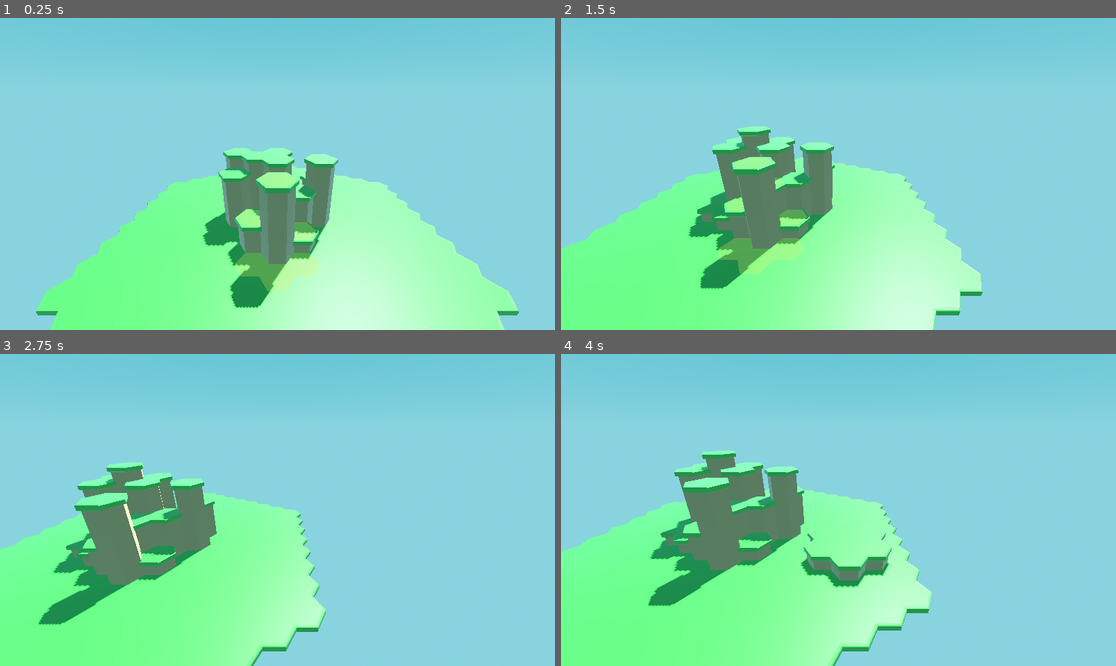
Above: before the commit, frames 1-4 (two rows, left to right).
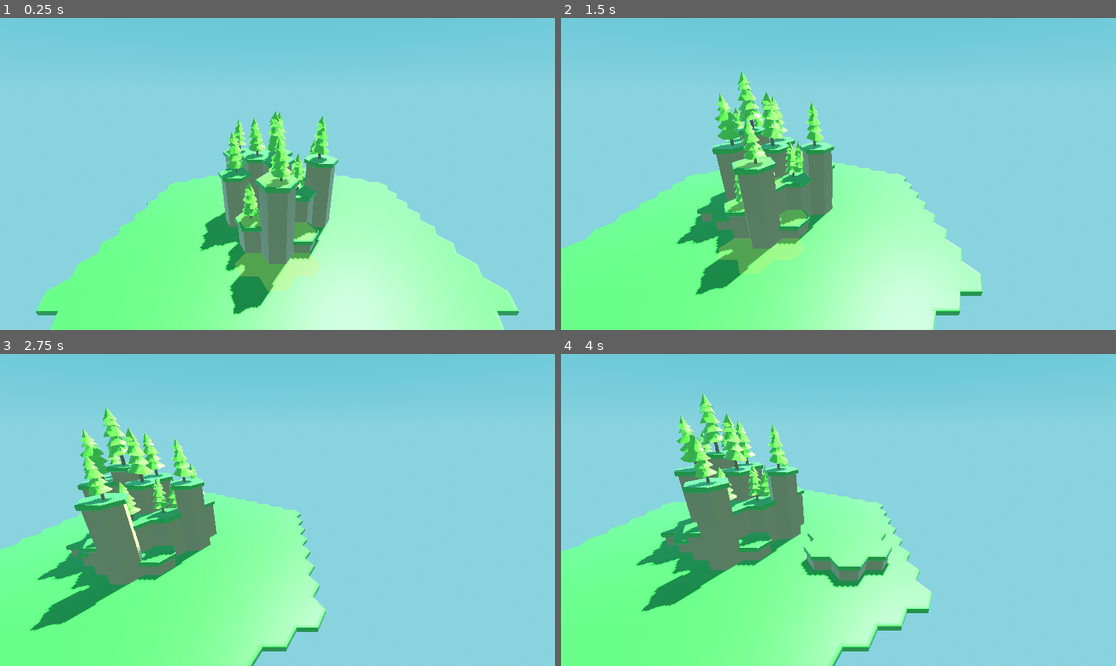
Above: after the commit, the same moments.

Repository: sixthkind/hexagon-godot
Game: Godot game, scene res://scene.tscn
Two runs of this game, one before a commit and one after it. Both use one fixed random seed, a clock stepped at 60 frames per second and the inputs below.
Inputs (mouse positions are in pixels of both pictures, inside the frame that each line leads up to):
- Up to frame 1 (0.25 s): no input
- Up to frame 2 (1.5 s): tap Enter at 0.5 s; move the mouse to (960, 158) at 0.52 s; hold D 0.53-1.25 s; tap Q at 0.6 s; click (960, 158) at 0.67 s; drag from (727, 189) to (810, 236) at 1.27 s
- Up to frame 3 (2.75 s): tap Space at 2 s; move the mouse to (333, 441) at 2.02 s; hold D from 2.03 s (still down); tap Shift at 2.1 s
- Up to frame 4 (4 s): release D at 2.75 s; drag from (810, 572) to (672, 463) at 2.77 s; tap Enter at 3.5 s; move the mouse to (1005, 556) at 3.52 s; hold A from 3.53 s (still down); tap Q at 3.6 s

The runs differ from the first frame. In frame 1, 2.4% of the frame differs, in the area x 35-60%, y 29-96%; in frame 2, 2.9%; in frame 3, 3.1%, in the area x 5-37%, y 16-89%; in frame 4, 2.8%.

Commit message:
Vegetation

Diff:
--- a/scene.tscn
+++ b/scene.tscn
@@ -9,6 +9,7 @@
 [ext_resource type="PackedScene" uid="uid://n8tedky57mt0" path="res://scenes/hexagon.tscn" id="5_u0dwq"]
 [ext_resource type="Material" uid="uid://bcyp542pqibbn" path="res://materials/water_material.tres" id="8_hs4hb"]
 [ext_resource type="PackedScene" uid="uid://c0v6vgdwu3y6m" path="res://models/highlight.glb" id="8_l371f"]
+[ext_resource type="PackedScene" uid="uid://75l1fnnptl8c" path="res://models/decorations/tree.glb" id="10_43sir"]
 
 [sub_resource type="ProceduralSkyMaterial" id="ProceduralSkyMaterial_2c7br"]
 sky_top_color = Color(0.282353, 0.619608, 0.698039, 1)
@@ -41,6 +42,11 @@
 [sub_resource type="Resource" id="Resource_vgnlr"]
 script = ExtResource("2_b56jq")
 name = "grass"
+decoration_mesh = ExtResource("10_43sir")
+max_position_modifier = 0.2
+max_scale_modifier = 0.25
+random_rotation = true
+place_decoration_underwater = false
 cover_mesh = ExtResource("2_s0og2")
 overhang_mesh = ExtResource("4_0svjd")
 terrain_mesh = ExtResource("4_lnbnb")
--- a/scripts/TerrainType.gd
+++ b/scripts/TerrainType.gd
@@ -1,6 +1,13 @@
 class_name TerrainType extends Resource
 
 @export var name: String
+
+@export_category("Decoration")
+@export var decoration_mesh: PackedScene
+@export_range(0, 0.3) var max_position_modifier: float = 0.1
+@export_range(0, 0.5) var max_scale_modifier: float = 0.2
+@export var random_rotation: bool = true
+@export var place_decoration_underwater: bool = false
 
 @export_group("References")
 @export var cover_mesh: PackedScene
--- a/scripts/hexagons/Hexagon.gd
+++ b/scripts/hexagons/Hexagon.gd
@@ -24,21 +24,26 @@
 		child.queue_free()
 
 func place_meshes():
-	var min_height: int = get_min_tile_height()
 	var mesh_parent: Node3D = find_child("Meshes")
 
-	# Place terrain meshes
+	place_terrain_meshes(mesh_parent)
+	place_cover_mesh(mesh_parent)
+	place_overhang_meshes(mesh_parent)
+	place_decoration_mesh(mesh_parent)
+
+func place_terrain_meshes(mesh_parent: Node3D):
+	var min_height: int = get_min_tile_height()
 	for h: int in range(min_height, self.height):
 		var terrain_mesh: Node3D = self.terrain_type.terrain_mesh.instantiate()
 		mesh_parent.add_child(terrain_mesh)
 		terrain_mesh.position = Vector3(0, h, 0)
 
-	# Place cover mesh
+func place_cover_mesh(mesh_parent: Node3D):
 	var cover_mesh: Node3D = self.terrain_type.cover_mesh.instantiate()
 	mesh_parent.add_child(cover_mesh)
 	cover_mesh.position = Vector3(0, self.height, 0)
 
-	# Place overhang meshes
+func place_overhang_meshes(mesh_parent: Node3D):
 	if self.terrain_type.overhang_mesh == null: return
 	var neighbours: Array[Vector3] = get_neighbour_positions()
 
@@ -51,6 +56,26 @@
 		mesh_parent.add_child(overhang_mesh)
 		overhang_mesh.position = Vector3(0, self.height, 0)
 		overhang_mesh.rotation = Vector3(0, HexagonUtils.edge_angles[i], 0)
+
+func place_decoration_mesh(mesh_parent: Node3D):
+	if not self.terrain_type.decoration_mesh: return
+	if not self.terrain_type.place_decoration_underwater and self.height < 2: return # TODO: parameter for water height
+
+	var decoration_mesh: Node3D = self.terrain_type.decoration_mesh.instantiate()
+	mesh_parent.add_child(decoration_mesh)
+
+	# Random position
+	var x_position: float = randf_range(-self.terrain_type.max_position_modifier, self.terrain_type.max_position_modifier)
+	var z_position: float = randf_range(-self.terrain_type.max_position_modifier, self.terrain_type.max_position_modifier)
+	decoration_mesh.position = Vector3(x_position, self.height + HexagonUtils.COVER_HEIGHT, z_position)
+
+	# Random rotation
+	if self.terrain_type.random_rotation:
+		decoration_mesh.rotation = Vector3(0, randf_range(0, 2 * PI), 0)
+
+	# Random scale
+	var new_scale = randf_range(1 - self.terrain_type.max_scale_modifier, 1 + self.terrain_type.max_scale_modifier)
+	decoration_mesh.scale = Vector3(new_scale, new_scale, new_scale)
 
 func update_collider():
 	var collider: CollisionPolygon3D = find_child("Collider")
Binary file added: models/decorations/tree.glb
Not shown, added: models/decorations/tree.glb.import
Not shown: 1 places in scene.tscn that only renumber resources
